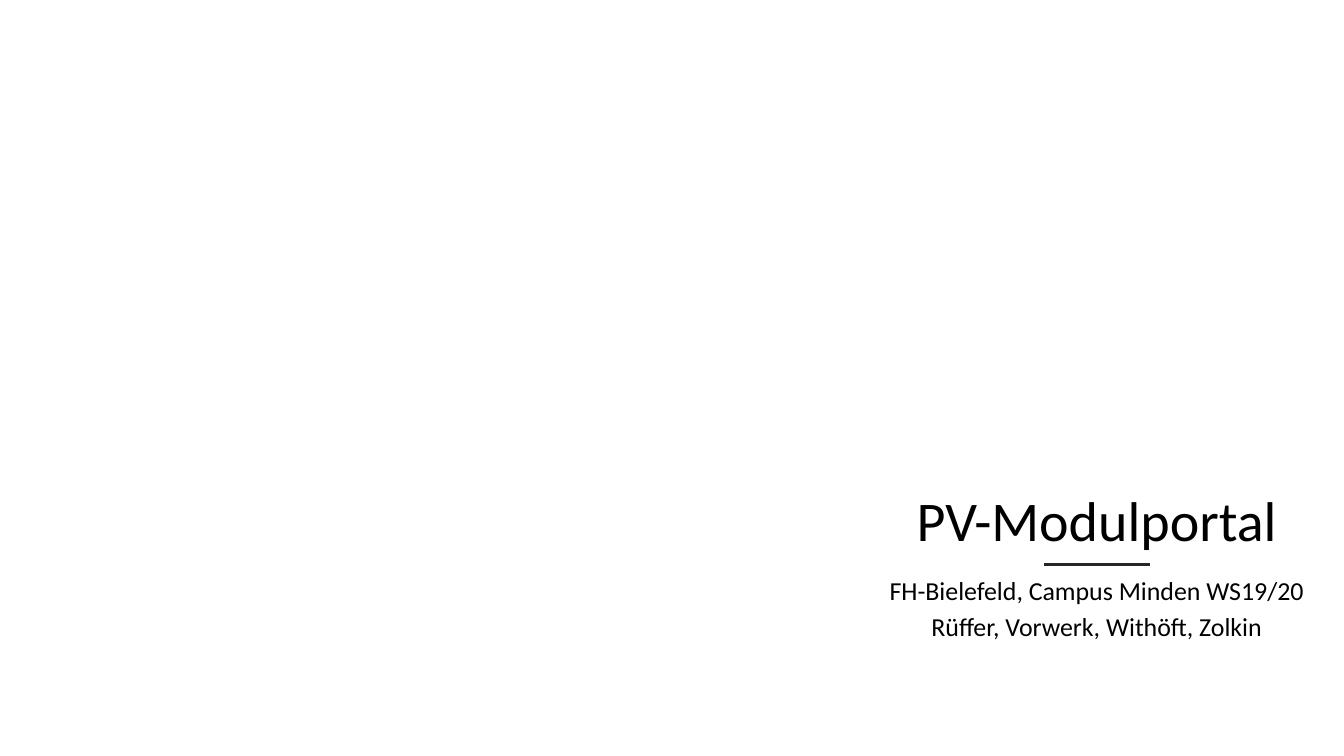
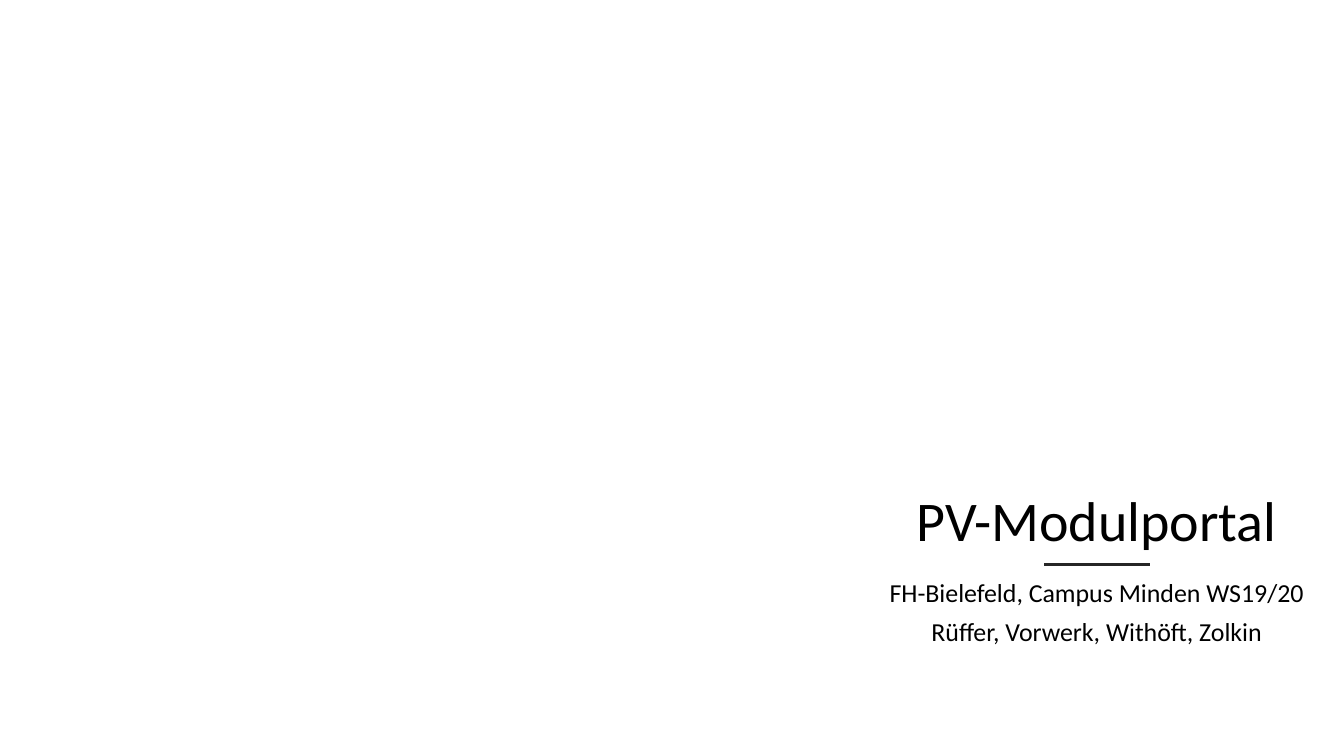
Before and after one commit to mwithoeft/Webengineering, a slide deck: slide 1 of docs/Seminarvortrag.pptx. Drawn at 1344x756 pixels with LibreOffice and Linux fonts; fonts in the diff are those of the drawing; background and template pictures are left out. Boxes give left, top, right and bottom in pixels: in the first picture for what was removed or moved away, otherwise in the second. Text is boxed around its words. In the diff, an @@ line names an element or a change of style, - is before the commit and + after.

```diff
--- a/docs/Seminarvortrag.pptx
+++ b/docs/Seminarvortrag.pptx
@@ subtitle "FH-Bielefeld, Campus Minden WS19/20" at [890, 584, 1303, 644]: line spacing 0.7 to 0.8 @@
```
Also in this commit, not shown: 1 other slide changed, 2 other files.
